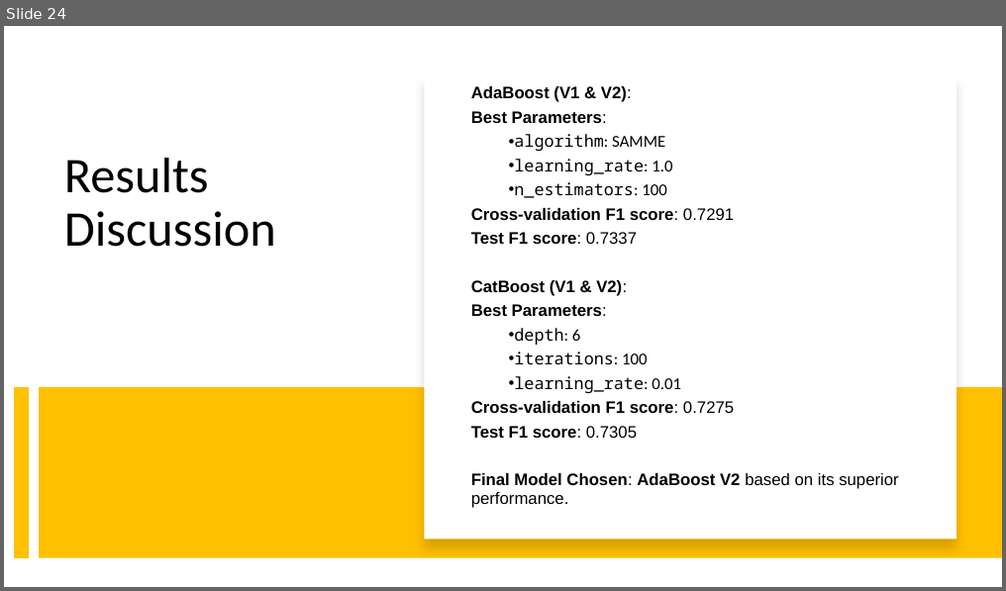
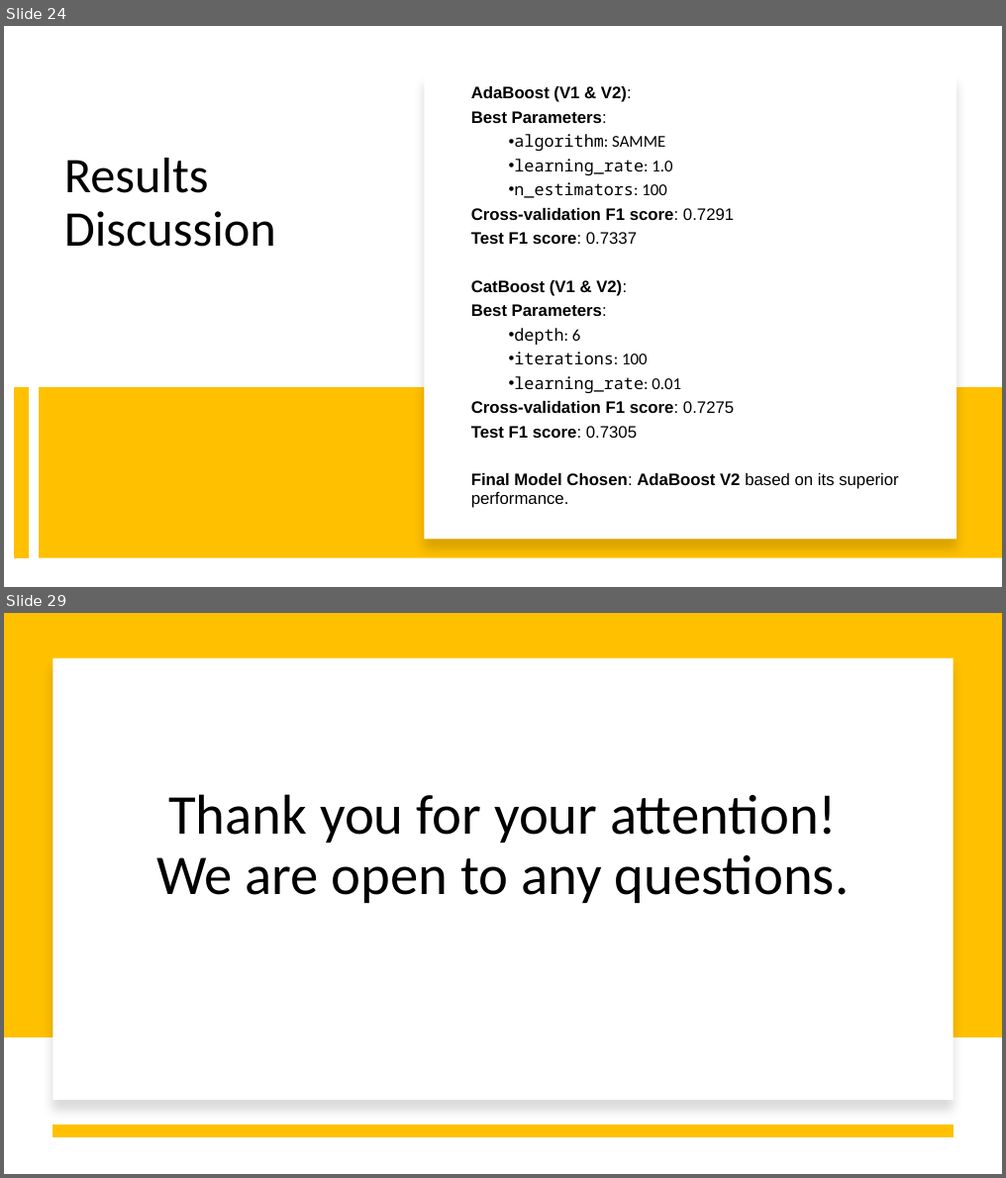
Before and after one commit to ileontios03/EPL448_Project, a slide deck: presentation.pptx. Shown one above the other, each under a label of ours: slide 24 before the commit, slides 24 and 29 after it; the slides between them are not shown. The pictures are 1006x591 and 1006x1178 pixels, drawn with LibreOffice and Linux fonts; fonts in the diff are those of the drawing. Boxes give left, top, right and bottom in pixels: in the first picture for what was removed or moved away, otherwise in the second. Text is boxed around its words. In the diff, an @@ line names an element or a change of style, - is before the commit and + after.

```diff
--- a/presentation.pptx
+++ b/presentation.pptx
@@ slide 29 added at [4,613,1002,1174], background #FFFFFF @@
@@ rectangle added at [4,613,1002,1038], fill #FFC000 @@
@@ rectangle added at [53,658,953,1100], fill #FFFFFF @@
@@ text added at [156,794,848,903], 54 pt, text #000000 @@
+Thank you for your attention!
+We are open to any questions.
@@ line added from (953, 1131) to (53, 1131), #FFC000 12 pt @@
```
Also in this commit, not shown: 1 slide changed, 3 other slides added.
